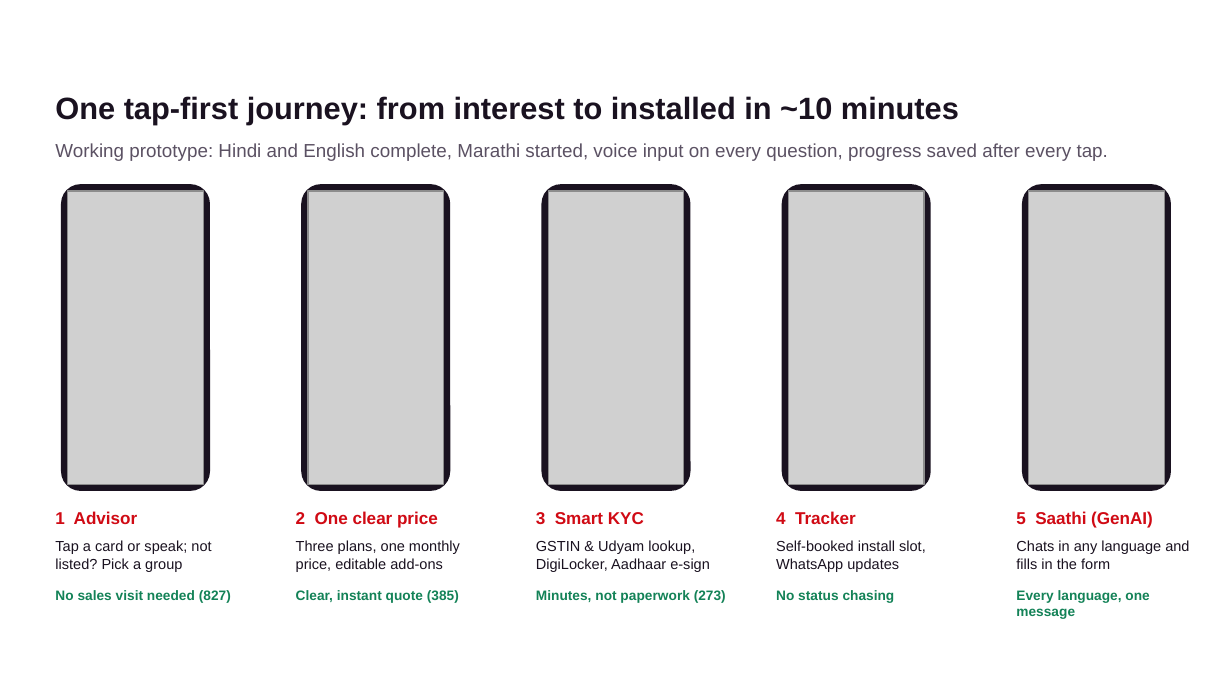
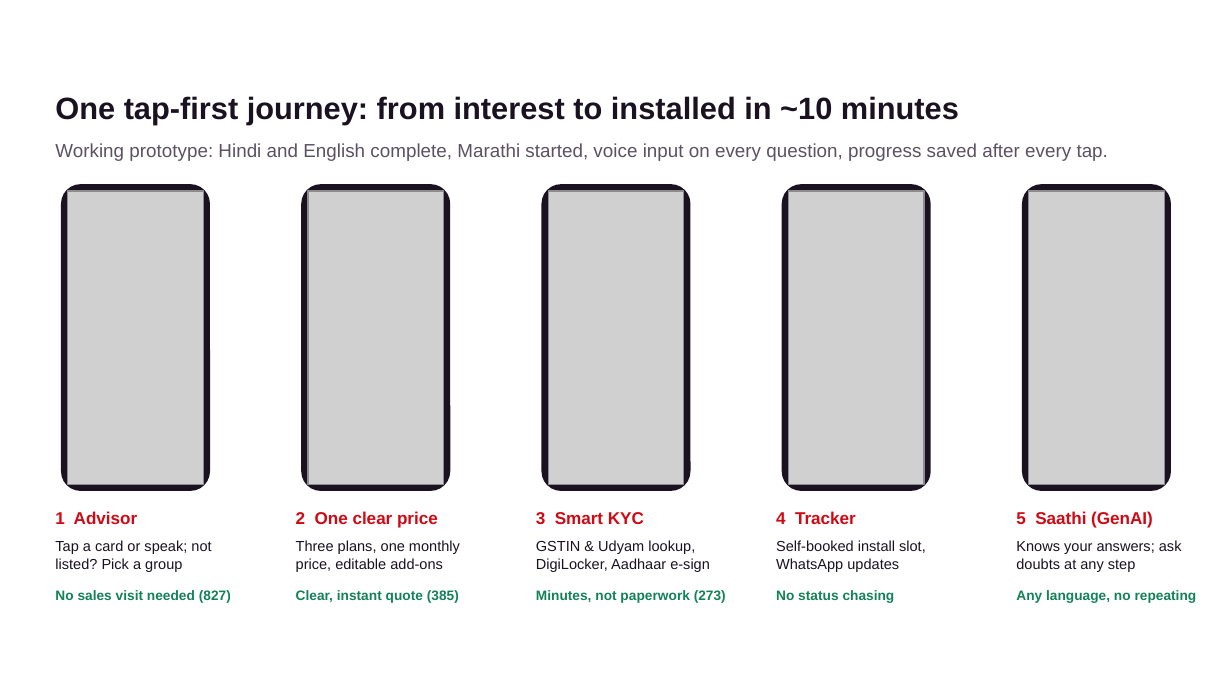
Before and after one commit to kaustubh3103/udyam-digital, a slide deck: slide 4 of docs/Team_JIO_Udyam_Digital.pptx. Drawn at 1232x693 pixels with LibreOffice and Linux fonts; fonts in the diff are those of the drawing; grey boxes stand for pictures; background and template pictures are left out. Boxes give left, top, right and bottom in pixels: in the first picture for what was removed or moved away, otherwise in the second. Text is boxed around its words. In the diff, an @@ line names an element or a change of style, - is before the commit and + after.

```diff
--- a/docs/Team_JIO_Udyam_Digital.pptx
+++ b/docs/Team_JIO_Udyam_Digital.pptx
@@ text at (1016,540,1182,572): text changed @@
-Chats in any language and fills in the form
+Knows your answers; ask doubts at any step
@@ text at (1016,590,1197,603): text changed @@
-Every language, one message
+Any language, no repeating
```
Also in this commit, not shown: 5 other files.
